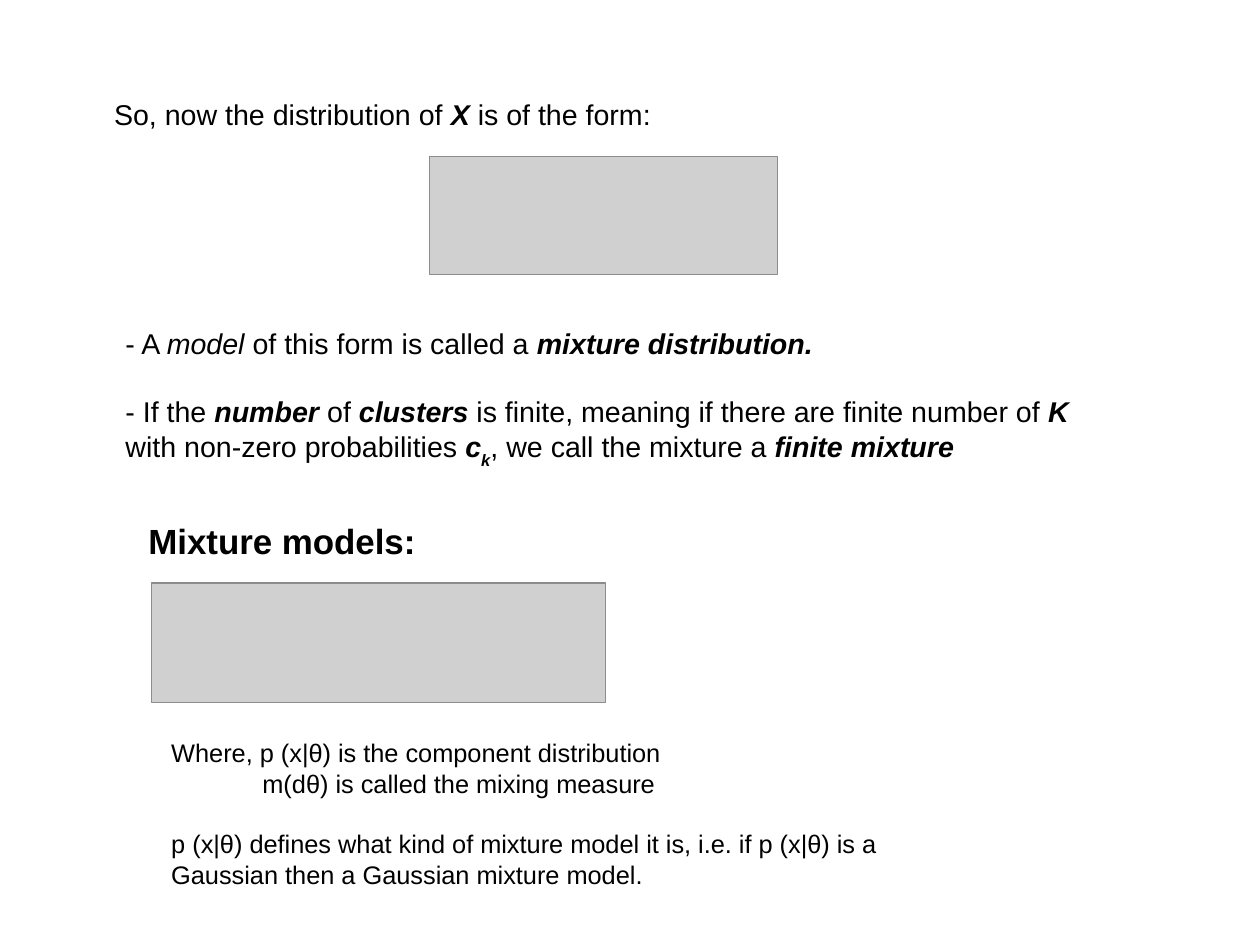
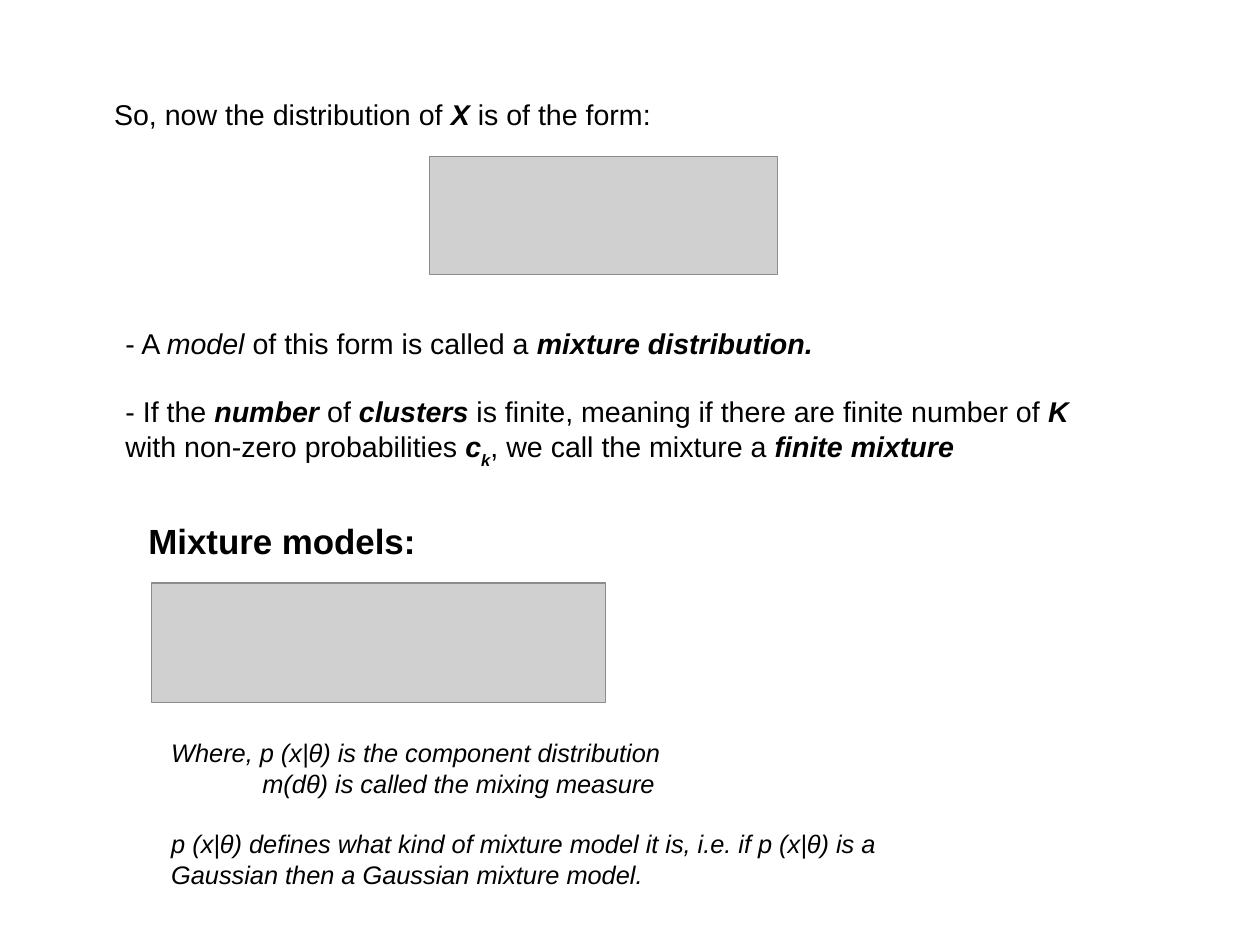
Before and after one commit to afcarl/Dirichlet_Processes, a slide deck: slide 5 of version_2.odp. Drawn at 1260x945 pixels with LibreOffice and Linux fonts; fonts in the diff are those of the drawing; grey boxes stand for pictures. Boxes give left, top, right and bottom in pixels: in the first picture for what was removed or moved away, otherwise in the second. Text is boxed around its words. In the diff, an @@ line names an element or a change of style, - is before the commit and + after.

```diff
--- a/version_2.odp
+++ b/version_2.odp
@@ text "Where, p (x|θ) is the ..." at (x1=171, y1=743, x2=875, y2=885): italic on @@
```
Also in this commit, not shown: 2 other slides changed, 5 slides added, 2 slides removed.
